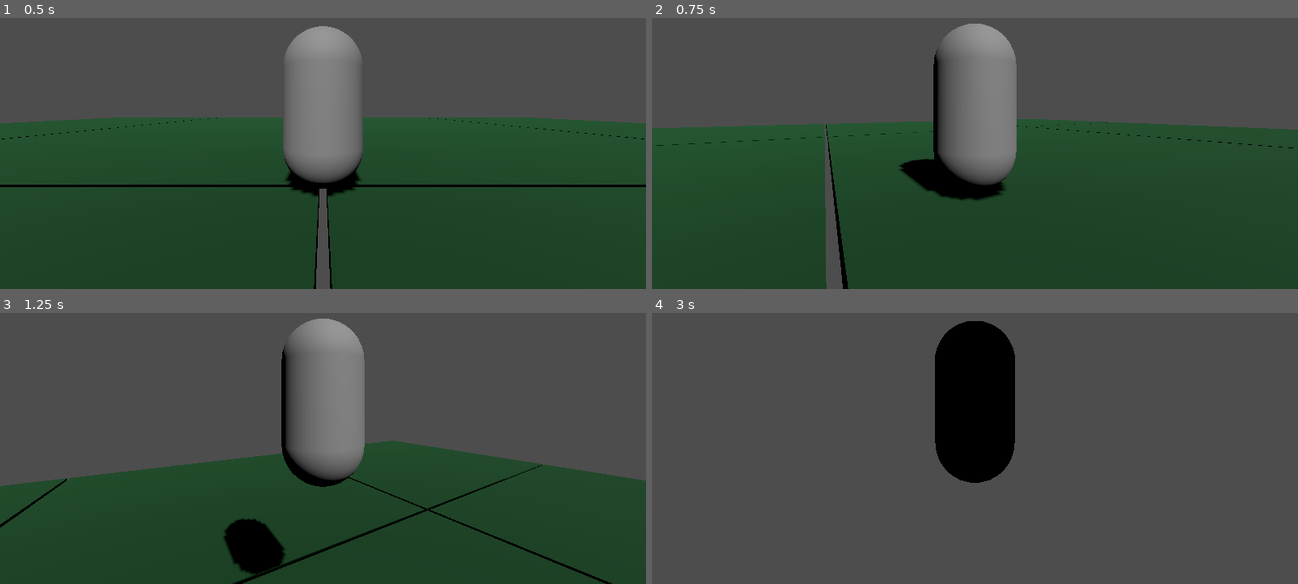
Above: before the commit, frames 1-4 (two rows, left to right).
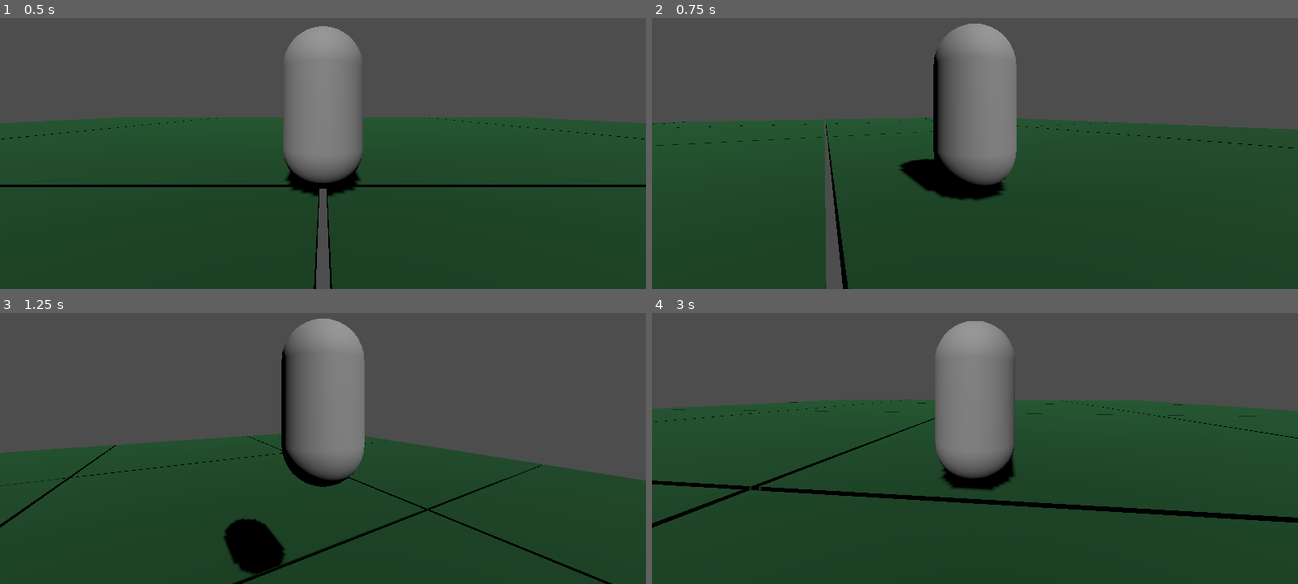
Above: after the commit, the same moments.

Repository: xwilson03/OpenWorldTest
Game: Godot game, scene res://scenes/root.tscn
Two runs of this game, one before a commit and one after it. Both use one fixed random seed, a clock stepped at 60 frames per second and the inputs below.
Inputs (mouse positions are in pixels of both pictures, inside the frame that each line leads up to):
- Up to frame 1 (0.5 s): no input
- Up to frame 2 (0.75 s): tap Enter at 0.5 s; move the mouse to (1007, 104) at 0.52 s; hold W (move_forward) from 0.53 s (still down); tap Mouse wheel up (zoom_in) at 0.6 s
- Up to frame 3 (1.25 s): keep holding W (move_forward); tap Space (jump) at 0.77 s
- Up to frame 4 (3 s): keep holding W (move_forward); move the mouse to (942, 405) at 1.27 s; tap Mouse wheel down (zoom_out) at 1.35, 2.85 s; tap Space (jump) at 1.52 s; move the mouse to (987, 397) at 2.02 s; tap Mouse wheel up (zoom_in) at 2.1 s; move the mouse to (968, 407) at 2.77 s

Frame 1 is identical in both runs. In frame 2, 0.8% of the frame differs, in the area x 0-58%, y 36-41%; in frame 3, 4.3%; in frame 4, 70%, in the area x 0-100%, y 2-100%.

Commit message:
finishes chunk grid

Diff:
--- a/scripts/chunk_grid.gd
+++ b/scripts/chunk_grid.gd
@@ -32,7 +32,7 @@
 
     _chunk_scene = chunk_scene
     _chunk_size = chunk_size
-    _offset = pos_offset - (_chunk_size / 2.0)
+    _offset = pos_offset - _chunk_size / 2.0
 
     _bounds.resize(4)
     _bounds[TOP] = 0
@@ -82,16 +82,23 @@
 
     var chunk: Node3D = _array[_wrapped_idx(x, y)]
     _parent_node.remove_child(chunk)
-    chunk.queue_free()
+    #chunk.queue_free()
+
+func _add_column(x: int) -> void:
+    for i in range(_bounds[TOP], _bounds[BOTTOM] + 1):
+        _create_chunk(x, i)
+
+func _add_row(y: int) -> void:
+    for i in range(_bounds[LEFT], _bounds[RIGHT] + 1):
+        _create_chunk(i, y)
 
 func _delete_column(x: int) -> void:
-    for i in (_bounds[TOP] + _size.y):
-        print (i)
+    for i in range(_bounds[TOP], _bounds[BOTTOM] + 1):
+        _delete_chunk(x, i)
 
 func _delete_row(y: int) -> void:
-    print("delete_row")
-    for i in (_bounds[TOP] + _size.x):
-        print(i)
+    for i in range(_bounds[LEFT], _bounds[RIGHT] + 1):
+        _delete_chunk(i, y)
 
 func move(direction: Globals.DIRECTION) -> void:
     match direction:
@@ -99,27 +106,27 @@
         Globals.DIRECTION.X_POS:
             print("X+")
             _delete_column(_bounds[RIGHT])
-            _bounds[RIGHT] += 1
-            _bounds[LEFT] += 1
+            _bounds[LEFT] -= 1
+            _bounds[RIGHT] -= 1
+            _add_column(_bounds[LEFT])
 
         Globals.DIRECTION.X_NEG:
             print("X-")
             _delete_column(_bounds[LEFT])
-            _bounds[RIGHT] -= 1
-            _bounds[LEFT] -= 1
+            _bounds[RIGHT] += 1
+            _bounds[LEFT] += 1
+            _add_column(_bounds[RIGHT])
 
         Globals.DIRECTION.Z_POS:
             print("Z+")
-            _delete_row(_bounds[TOP])
-            _bounds[TOP] += 1
-            _bounds[BOTTOM] += 1
+            _delete_row(_bounds[BOTTOM])
+            _bounds[TOP] -= 1
+            _bounds[BOTTOM] -= 1
+            _add_row(_bounds[TOP])
 
         Globals.DIRECTION.Z_NEG:
             print("Z-")
-            _delete_row(_bounds[BOTTOM])
-            _bounds[TOP] -= 1
-            _bounds[BOTTOM] -= 1
-
-    print("\n")
-    print(_bounds)
-    print("\n---\n")
+            _delete_row(_bounds[TOP])
+            _bounds[BOTTOM] += 1
+            _bounds[TOP] += 1
+            _add_row(_bounds[BOTTOM])
